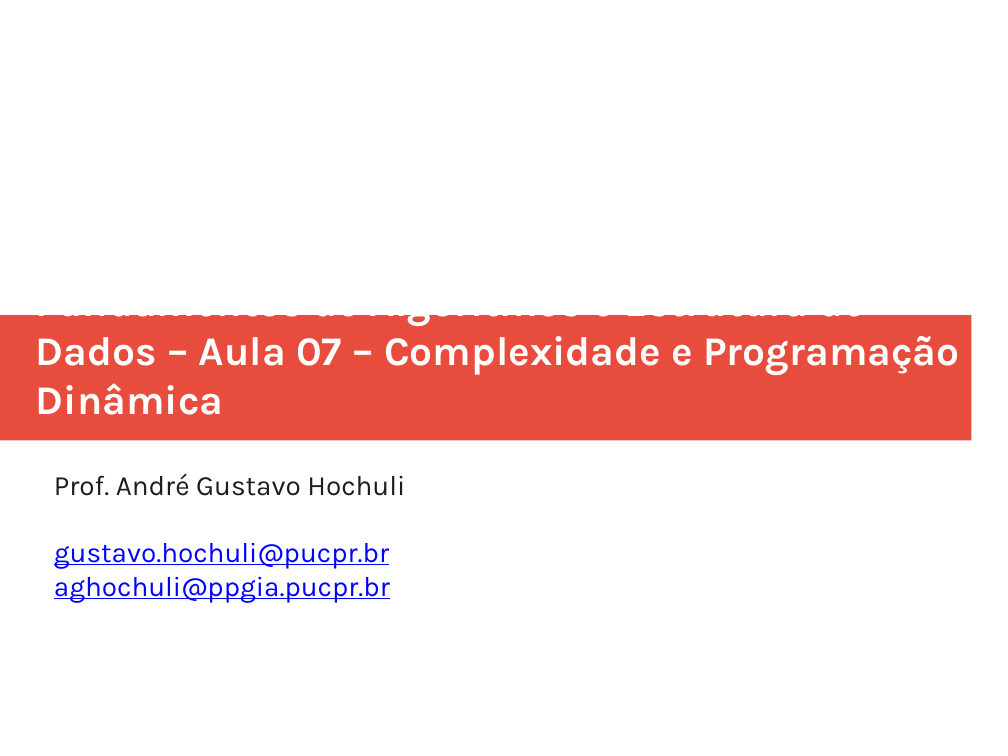
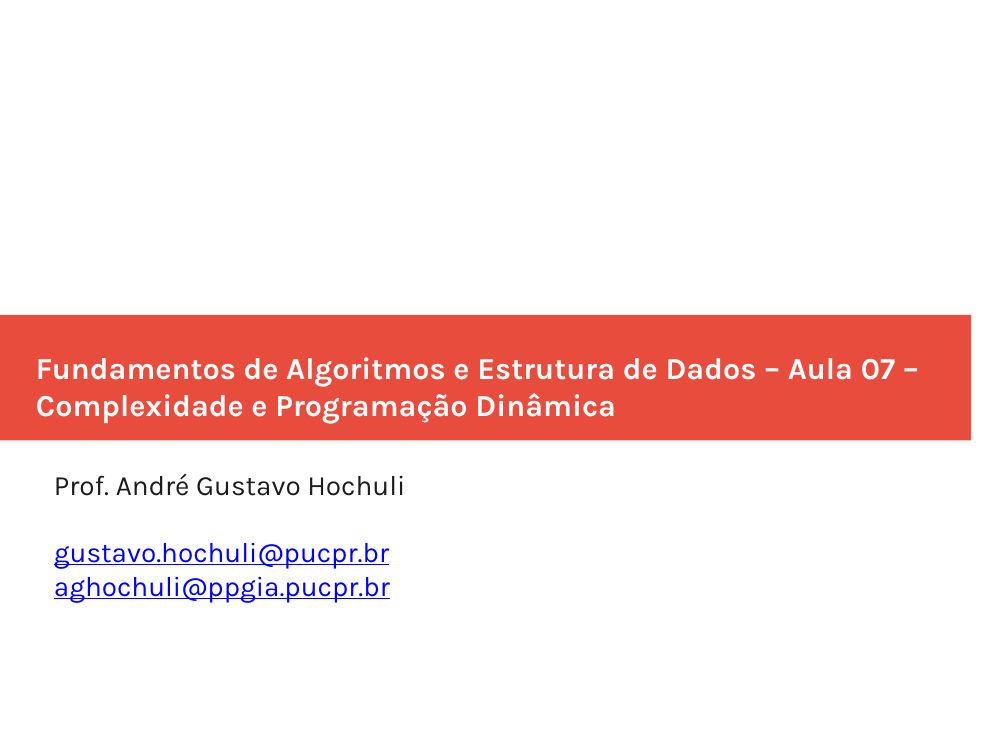
Before and after one commit to andrehochuli/teaching, a slide deck: slide 1 of DataStructuresAndAlgorithms/Aula 07 - BigO e Programacao Dinamica/Aula 07 - Programação Dinamica.pptx. Drawn at 1008x756 pixels with LibreOffice and Linux fonts; fonts in the diff are those of the drawing. Boxes give left, top, right and bottom in pixels: in the first picture for what was removed or moved away, otherwise in the second. Text is boxed around its words. In the diff, an @@ line names an element or a change of style, - is before the commit and + after.

Commit message:
Atualizando Aula

```diff
--- a/DataStructuresAndAlgorithms/Aula 07 - BigO e Programacao Dinamica/Aula 07 - Programação Dinamica.pptx
+++ b/DataStructuresAndAlgorithms/Aula 07 - BigO e Programacao Dinamica/Aula 07 - Programação Dinamica.pptx
@@ text "Fundamentos de Algoritmos e Estrutura ..." at [36, 357, 895, 424]: size 32 to 24 pt @@
```
Also in this commit, not shown: 6 other slides changed, 3 other files.
